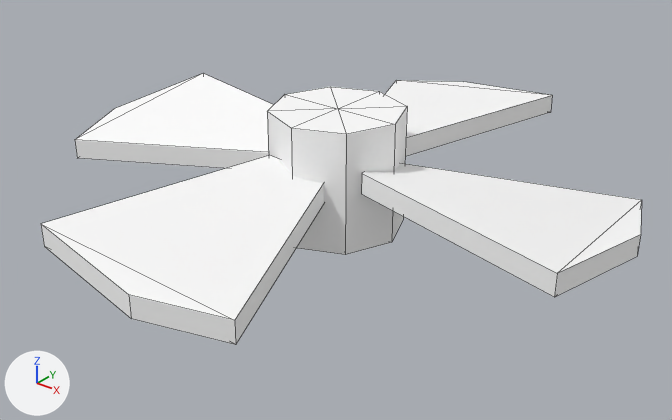
Renders of the OBJ model src/main/resources/assets/data_energistics/models/item/weapon_platform/drones/black/rotor_front_right.obj from each side of a commit.
Camera for both pictures: a 50 mm lens placed at (1.1081, -0.3672, 0.67), pointed at (0.9285, -0.1428, 0.5308). The lights are fixed; the arrows at lower left show +X, +Y and +Z. The first picture is the older version. Mesh edges are drawn as thin lines. Where no turn or scale is listed for an object, it has been applied to the vertices.

Names of what the first picture shows: 'front_right_blade_', 'front_right_blade_4', 'front_right_blade_5', 'front_right_blade_6', 'front_right_rotor_hub'.
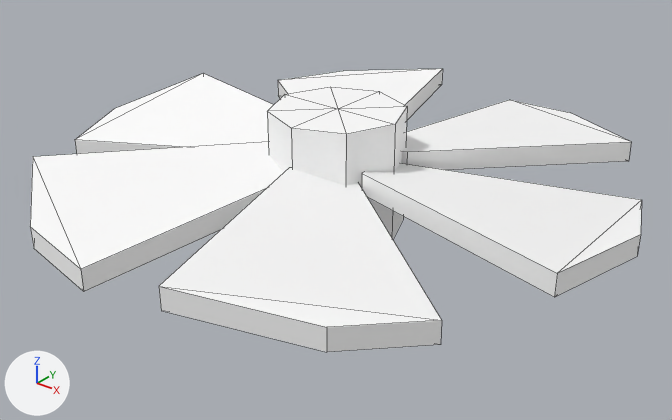
Pixel boxes [x1, y1, x2, y2] of what changed, in the pictures (672 x 420 px):
'front_right_blade_4', moved, turned
    before: [41, 156, 324, 344]
    after: [362, 163, 641, 297]
'front_right_blade_3', added
    after: [159, 168, 442, 352]
'front_right_blade_5', moved, turned
    before: [361, 163, 641, 297]
    after: [402, 100, 631, 170]
'front_right_blade_2', added
    after: [30, 142, 284, 292]
'front_right_blade_6', moved, turned
    before: [385, 80, 552, 157]
    after: [278, 69, 443, 120]

The change, as a diff of the scene's bpy script:
```diff
--- a/src/main/resources/assets/data_energistics/models/item/weapon_platform/drones/black/rotor_front_right.obj.py
+++ b/src/main/resources/assets/data_energistics/models/item/weapon_platform/drones/black/rotor_front_right.obj.py
@@ me_front_right_blade_4 @@
 # used by ob_front_right_blade_4; location = (0.0, 0.0, 0.0)
-me_front_right_blade_4.from_pydata(...)  # 10 vertices, 9 faces; spans x 0.8942..0.9651, y -0.2395..-0.1519, z 0.5367..0.5515
+me_front_right_blade_4.from_pydata(...)  # 10 vertices, 9 faces; spans x 0.9395..1.027, y -0.1683..-0.0974, z 0.5367..0.5515
+# me_front_right_blade_4 part 1: the whole mesh is turned 90 degrees about the z axis through its middle, then moved by (0.0536, 0.0629, 0.0)
 me_front_right_blade_4.materials.append(mat_drone_atlas)
@@ me_front_right_blade_5 @@
 # used by ob_front_right_blade_5; location = (0.0, 0.0, 0.0)
-me_front_right_blade_5.from_pydata(...)  # 10 vertices, 9 faces; spans x 0.9395..1.027, y -0.1683..-0.0974, z 0.5367..0.5515
+me_front_right_blade_5.from_pydata(...)  # 10 vertices, 9 faces; spans x 0.9256..1.0001, y -0.1266..-0.0383, z 0.5367..0.5515
+# me_front_right_blade_5 part 2: the whole mesh is turned 60 degrees about the z axis through its middle, then moved by (-0.0331, 0.0481, 0.0)
 me_front_right_blade_5.materials.append(mat_drone_atlas)
@@ me_front_right_blade_6 @@
 # used by ob_front_right_blade_6; location = (0.0, 0.0, 0.0)
-me_front_right_blade_6.from_pydata(...)  # 10 vertices, 9 faces; spans x 0.8849..0.9558, y -0.123..-0.0355, z 0.5367..0.5515
+me_front_right_blade_6.from_pydata(...)  # 10 vertices, 9 faces; spans x 0.8446..0.9261, y -0.1288..-0.0382, z 0.5367..0.5515
+# me_front_right_blade_6 part 3: the whole mesh is turned 30 degrees about the z axis through its middle, then moved by (-0.0285, -0.0101, 0.0)
 me_front_right_blade_6.materials.append(mat_drone_atlas)
@@ me_front_right_blade_3 @@
+me_front_right_blade_3.from_pydata([(0.9389, -0.1462, 0.5477), (0.9239, -0.1612, 0.5515), (0.9468, -0.2368, 0.5507), (1.0054, -0.1966, 0.5439), (0.987, -0.2195, 0.546), (0.9389, -0.1462, 0.5405), (1.0054, -0.1966, 0.5367), (0.9468, -0.2368, 0.5435), (0.9239, -0.1612, 0.5443), (0.987, -0.2195, 0.5388)], [], [(0, 1, 2, 3), (3, 2, 4), (5, 6, 7, 8), (6, 9, 7), (0, 3, 6, 5), (3, 4, 9, 6), (4, 2, 7, 9), (2, 1, 8, 7), (1, 0, 5, 8)])
+me_front_right_blade_3.materials.append(mat_drone_atlas)  # its picture is missing
@@ me_front_right_blade_2 @@
+me_front_right_blade_2.from_pydata([(0.9244, -0.1538, 0.5477), (0.904, -0.1484, 0.5515), (0.8499, -0.206, 0.5507), (0.914, -0.2367, 0.5439), (0.885, -0.2322, 0.546), (0.9244, -0.1538, 0.5405), (0.914, -0.2367, 0.5367), (0.8499, -0.206, 0.5435), (0.904, -0.1484, 0.5443), (0.885, -0.2322, 0.5388)], [], [(0, 1, 2, 3), (3, 2, 4), (5, 6, 7, 8), (6, 9, 7), (0, 3, 6, 5), (3, 4, 9, 6), (4, 2, 7, 9), (2, 1, 8, 7), (1, 0, 5, 8)])
+me_front_right_blade_2.materials.append(mat_drone_atlas)  # its picture is missing
@@ ob_front_right_blade_3 @@
+ob_front_right_blade_3 = bpy.data.objects.new('front_right_blade_3', me_front_right_blade_3)
+ob_front_right_blade_3.location = (0.0, 0.0, 0.0)
@@ ob_front_right_blade_2 @@
+ob_front_right_blade_2 = bpy.data.objects.new('front_right_blade_2', me_front_right_blade_2)
+ob_front_right_blade_2.location = (0.0, 0.0, 0.0)
```
